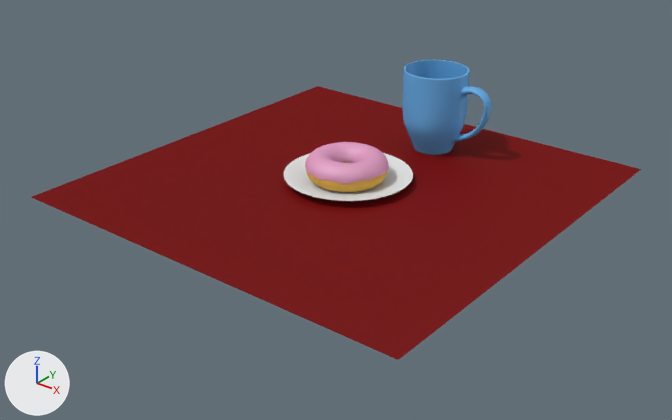
An edit to the Blender file donut.blend, drawn before and after from the same camera.
Both versions are drawn from a camera (50 mm lens) standing at (19.2, -24.6, 14.0) and looking at (0.4, -1.1, -0.6). The lights are fixed; the arrows at lower left show +X, +Y and +Z.
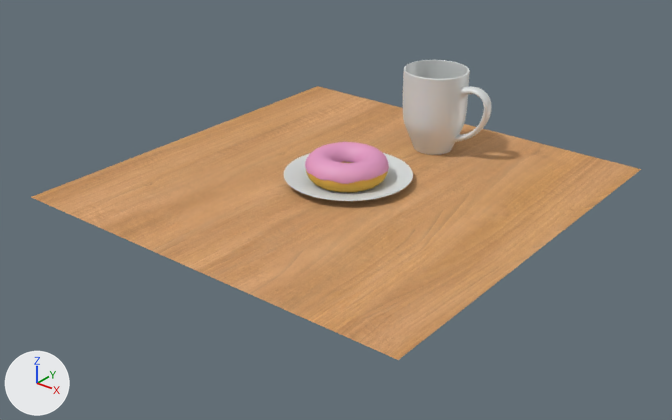
Diff of the bpy script that builds the scene:
```diff
--- a/donut.blend.py
+++ b/donut.blend.py
@@ img_woodfine26_col_1k_jpg @@
+img_woodfine26_col_1k_jpg = load_image('WoodFine26_COL_1K.jpg', '_unpacked/WoodFine26_COL_1K.jpg', 1024, 1024, 'sRGB')
@@ img_woodfine26_nrm_1k_jpg @@
+img_woodfine26_nrm_1k_jpg = load_image('WoodFine26_NRM_1K.jpg', '_unpacked/WoodFine26_NRM_1K.jpg', 1024, 1024, 'Non-Color')
@@ mat_table @@
+mat_table = bpy.data.materials.new('Table')
+# uses the picture img_woodfine26_col_1k_jpg
+# uses the picture img_woodfine26_nrm_1k_jpg
@@ mat_ceramic @@
+mat_ceramic = bpy.data.materials.new('Ceramic')
+# nodes: BsdfAnisotropic, BsdfDiffuse, MixShader, OutputMaterial
+# colours: white #e3e7e6
@@ me_cylinder_001 @@
 me_cylinder_001.from_pydata(...)  # 284 vertices, 272 faces; spans x -0.98..1.93, y -0.98..0.98, z -1.52..1.0
-me_cylinder_001.materials.append(mat_material_002)
+me_cylinder_001.materials.append(mat_ceramic)
@@ me_plane @@
 me_plane.from_pydata(...)  # 4 vertices, 1 face; spans x -1.0..1.0, y -1.0..1.0, z 0.0
-me_plane.materials.append(mat_material_004)
+me_plane.materials.append(mat_table)
```

What differs and where, as boxes [x1, y1, x2, y2] in the pictures (672 x 420 px):
'Plane', recoloured (red to orange): [31, 86, 641, 360] in both
'Cylinder', recoloured (blue to grey): [403, 60, 492, 155] in both
